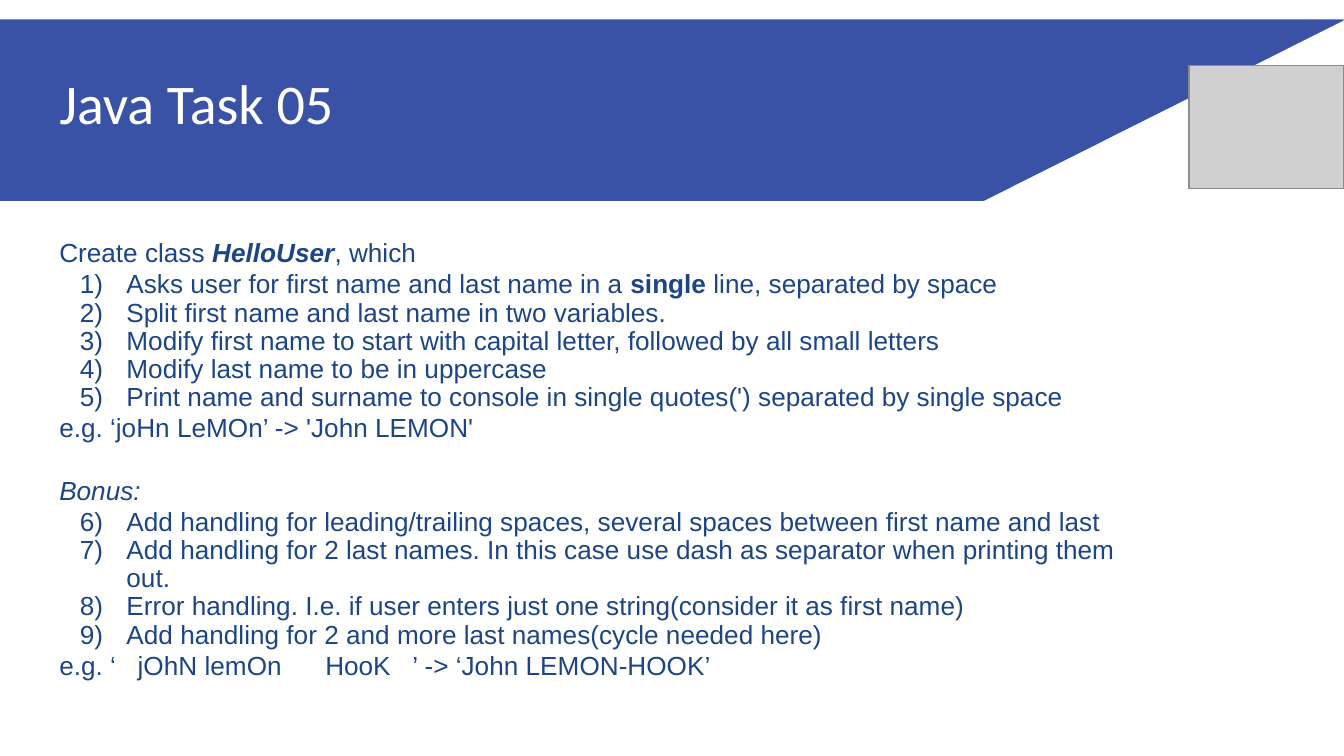
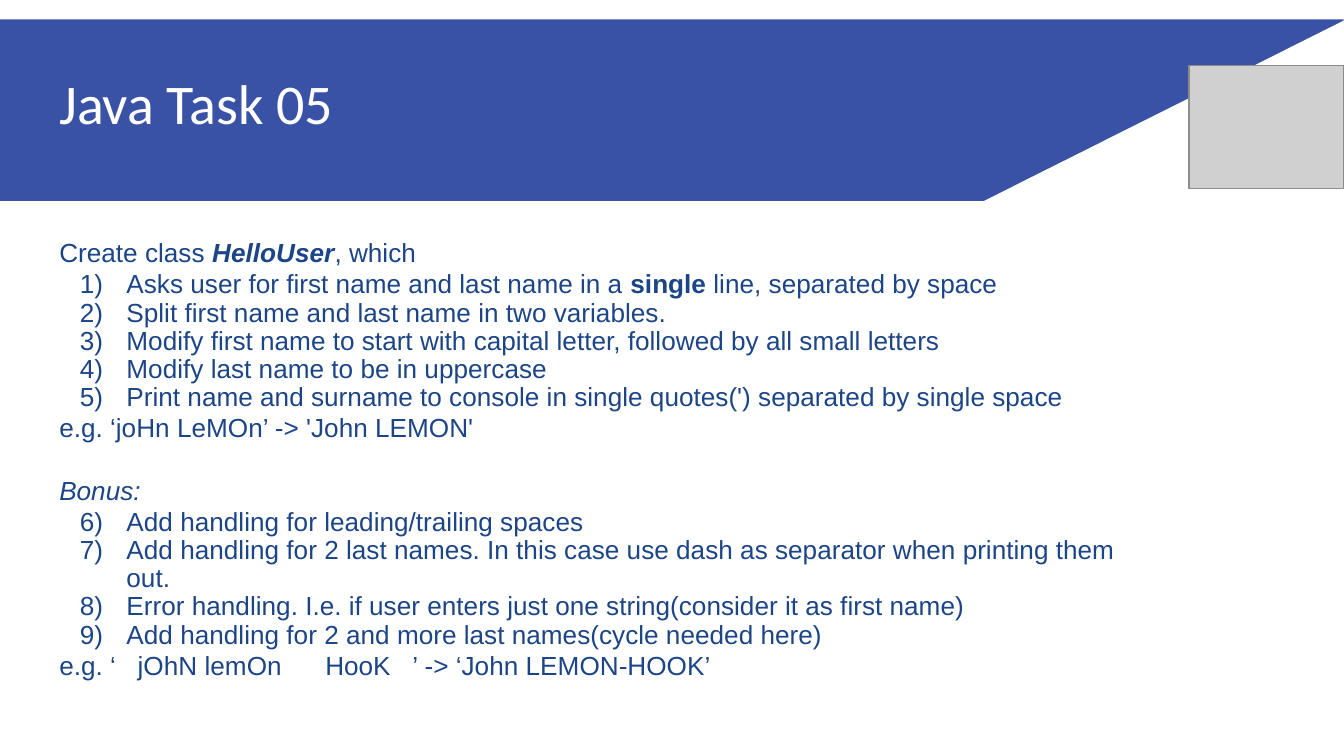
Before and after one commit to rcsyg/rcs-preboot, a slide deck: slide 2 of Java Homework 02 (eng).pptx. Drawn at 1344x756 pixels with LibreOffice and Linux fonts; fonts in the diff are those of the drawing; grey boxes stand for pictures. Boxes give left, top, right and bottom in pixels: in the first picture for what was removed or moved away, otherwise in the second. Text is boxed around its words. In the diff, an @@ line names an element or a change of style, - is before the commit and + after.

```diff
--- a/Java Homework 02 (eng).pptx
+++ b/Java Homework 02 (eng).pptx
@@ text at bbox=[126, 512, 583, 536]: text changed @@
-1) Add handling for leading/trailing spaces, several spaces between first name and last
+1) Add handling for leading/trailing spaces
```
Also in this commit, not shown: 2 other slides changed, 1 other file.
